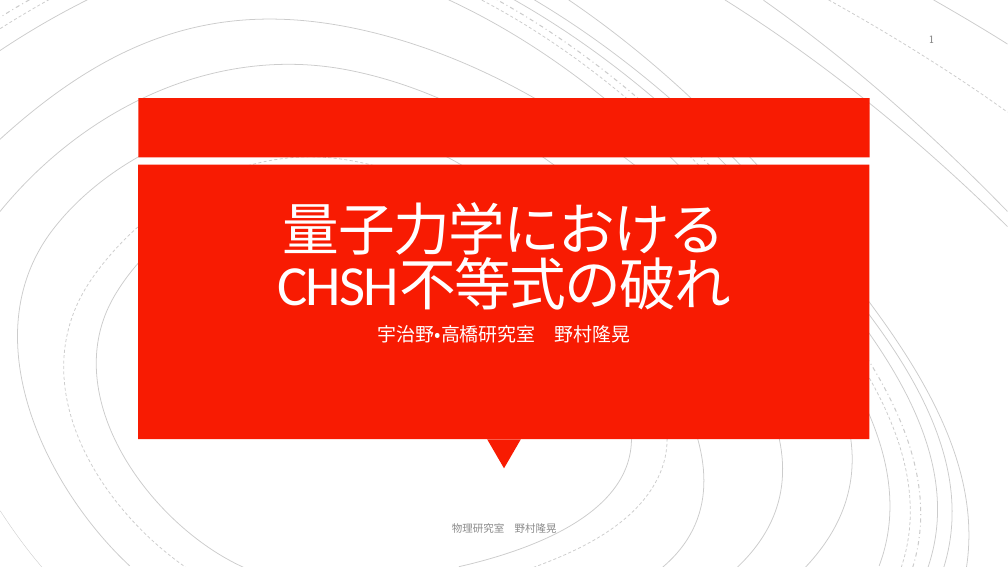
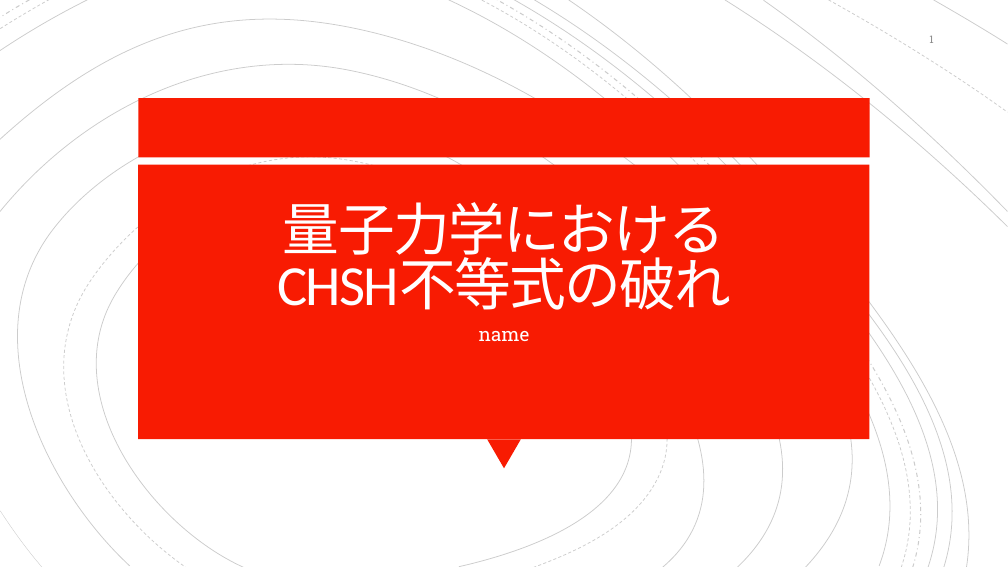
Before and after one commit to nmrintel/Quantum, a slide deck: slide 1 of handout/中間発表.pptx. Drawn at 1008x567 pixels with LibreOffice and Linux fonts; fonts in the diff are those of the drawing. Boxes give left, top, right and bottom in pixels: in the first picture for what was removed or moved away, otherwise in the second. Text is boxed around its words. In the diff, an @@ line names an element or a change of style, - is before the commit and + after.

```diff
--- a/handout/中間発表.pptx
+++ b/handout/中間発表.pptx
@@ subtitle at bbox=[479, 331, 530, 341]: text changed @@
-宇治野・高橋研究室 野村隆晃
+name
@@ text removed at bbox=[452, 523, 557, 533] @@
-物理研究室 野村隆晃
```
Also in this commit, not shown: 17 other slides changed.
